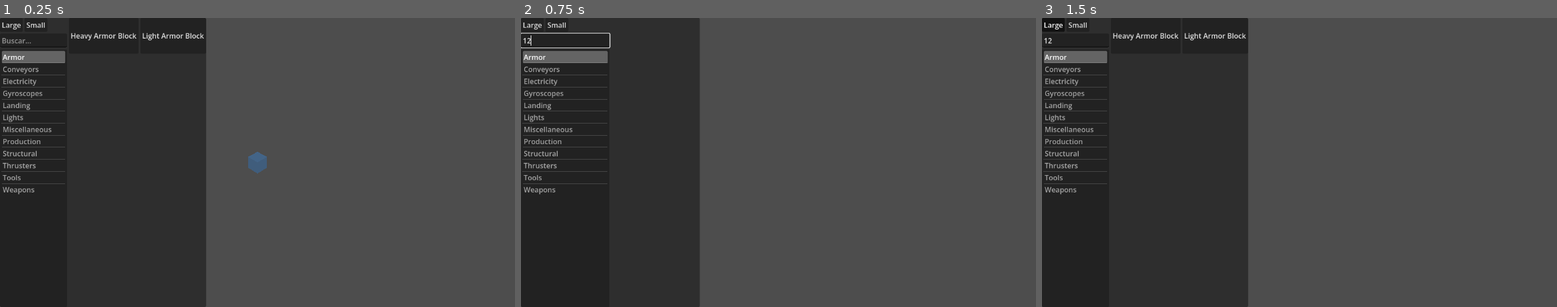
Above: before the commit, frames 1-3 (left to right).
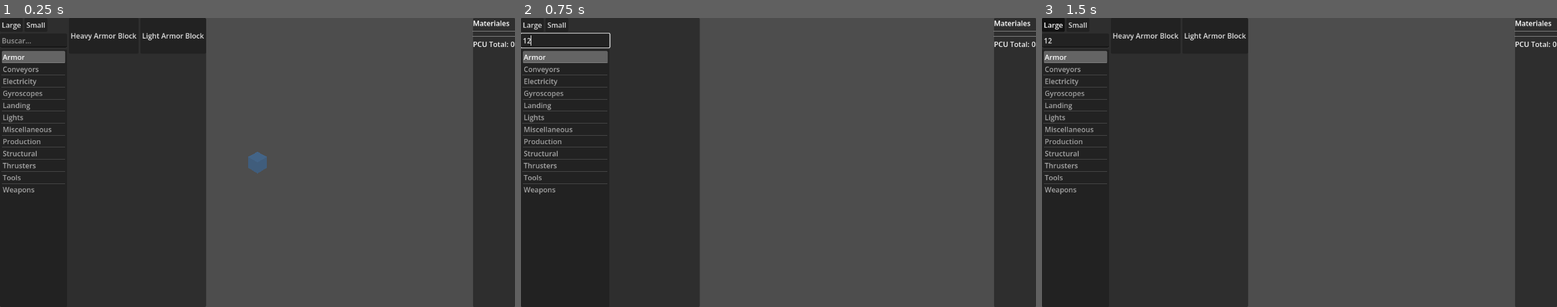
Above: after the commit, the same moments.

Repository: rochbe02/SpaceEngineersBuilder
Game: Godot game, scene res://scenes/Main.tscn
Two runs of this game, one before a commit and one after it. Both use one fixed random seed, a clock stepped at 60 frames per second and the inputs below.
Inputs (mouse positions are in pixels of both pictures, inside the frame that each line leads up to):
- Up to frame 1 (0.25 s): no input
- Up to frame 2 (0.75 s): click (557, 41) at 0.52 s; type "12" at 0.6 s
- Up to frame 3 (1.5 s): click "Large" at 1.25 s

The runs differ from the first frame. In frame 1, 8.1% of the frame differs, in the area x 91-100%, y 0-100%; in frame 2, 8.1%; in frame 3, 8.1%.

Commit message:
Panel de materiales y toggle Large/Small funcionando

Diff:
--- a/space-engineers-builder/scenes/Main.tscn
+++ b/space-engineers-builder/scenes/Main.tscn
@@ -2,6 +2,7 @@
 
 [ext_resource type="PackedScene" uid="uid://cmn4jie51v55l" path="res://scenes/Viewport3D.tscn" id="1_elqb8"]
 [ext_resource type="PackedScene" uid="uid://bxymxbcipuxd3" path="res://scenes/ui/BlockCatalog.tscn" id="2_rvslj"]
+[ext_resource type="PackedScene" uid="uid://ckyit8i24xfxs" path="res://scenes/ui/MaterialsPanel.tscn" id="3_0bbpv"]
 
 [node name="Node" type="Node" unique_id=844077303]
 
@@ -13,5 +14,13 @@
 [node name="BlockCatalog" parent="CanvasLayer" unique_id=137198268 instance=ExtResource("2_rvslj")]
 offset_right = 400.0
 
+[node name="MaterialsPanel" parent="CanvasLayer" unique_id=2135652470 instance=ExtResource("3_0bbpv")]
+anchors_preset = 11
+anchor_left = 1.0
+offset_left = -94.0
+grow_horizontal = 0
+
+[connection signal="block_placed" from="Viewport3D" to="CanvasLayer/MaterialsPanel" method="_on_viewport_3d_block_placed"]
+[connection signal="block_removed" from="Viewport3D" to="CanvasLayer/MaterialsPanel" method="_on_viewport_3d_block_removed"]
 [connection signal="block_selected" from="CanvasLayer/BlockCatalog" to="Viewport3D" method="_on_block_catalog_block_selected"]
 [connection signal="size_changed" from="CanvasLayer/BlockCatalog" to="Viewport3D" method="_on_block_catalog_size_changed"]
--- a/space-engineers-builder/scenes/ui/MaterialsPanel.tscn
+++ b/space-engineers-builder/scenes/ui/MaterialsPanel.tscn
@@ -1,9 +1,41 @@
 [gd_scene format=3 uid="uid://ckyit8i24xfxs"]
 
-[node name="MaterialsPanel" type="Control" unique_id=850819382]
-layout_mode = 3
+[ext_resource type="Script" uid="uid://3vidp8i6negl" path="res://scripts/MaterialsPanel.gd" id="1_8bei8"]
+
+[node name="MaterialsPanel" type="PanelContainer" unique_id=2135652470]
 anchors_preset = 15
 anchor_right = 1.0
 anchor_bottom = 1.0
 grow_horizontal = 2
 grow_vertical = 2
+script = ExtResource("1_8bei8")
+
+[node name="VBoxContainer" type="VBoxContainer" parent="." unique_id=2073969622]
+layout_mode = 2
+
+[node name="Title" type="Label" parent="VBoxContainer" unique_id=568664939]
+layout_mode = 2
+text = "Materiales"
+
+[node name="HSeparator" type="HSeparator" parent="VBoxContainer" unique_id=1347476832]
+layout_mode = 2
+
+[node name="ScrollContainer" type="ScrollContainer" parent="VBoxContainer" unique_id=1880920382]
+layout_mode = 2
+
+[node name="MaterialsList" type="VBoxContainer" parent="VBoxContainer/ScrollContainer" unique_id=1057306744]
+layout_mode = 2
+
+[node name="HSeparator2" type="HSeparator" parent="VBoxContainer" unique_id=1383129301]
+layout_mode = 2
+
+[node name="HBoxContainer" type="HBoxContainer" parent="VBoxContainer" unique_id=1156171521]
+layout_mode = 2
+
+[node name="PCU Total" type="Label" parent="VBoxContainer/HBoxContainer" unique_id=329032166]
+layout_mode = 2
+text = "PCU Total:"
+
+[node name="PCUValue" type="Label" parent="VBoxContainer/HBoxContainer" unique_id=1763118862]
+layout_mode = 2
+text = "0"
--- a/space-engineers-builder/scripts/GridEditor.gd
+++ b/space-engineers-builder/scripts/GridEditor.gd
@@ -47,7 +47,8 @@
 	var result = space.intersect_ray(query)
 
 	if result and result.size() > 0:
-		var hit_pos = result.position + result.normal * 0.5
+		var offset = grid_map.cell_size.x * 0.5
+		var hit_pos = result.position + result.normal * offset
 		return grid_map.local_to_map(hit_pos)
 	else:
 		if direction.y == 0:
@@ -71,9 +72,9 @@
 func _place_block(cell: Vector3i):
 	var item = grid_map.mesh_library.find_item_by_name("MeshInstance3D")
 	grid_map.set_cell_item(cell, item)
-	placed_blocks[cell] = selected_block_id
+	placed_blocks[cell] = selected_block_id  # guarda el ID real del catálogo
 	emit_signal("block_placed", placed_blocks)
-	print("Bloque colocado en: ", cell)
+	print("Bloque colocado en: ", cell, " ID: ", selected_block_id)
 
 func _remove_block(cell: Vector3i):
 	if placed_blocks.has(cell):
@@ -95,8 +96,7 @@
 
 
 func _on_block_catalog_size_changed(size: String):
-	if size == "Large":
-		grid_map.cell_size = Vector3(2.5, 2.5, 2.5)
-	else:
-		grid_map.cell_size = Vector3(0.5, 0.5, 0.5)
-	print("Tamaño de celda cambiado a: ", size)
+	grid_map.clear()
+	placed_blocks.clear()
+	emit_signal("block_placed", placed_blocks)
+	print("Tamaño cambiado a: ", size)
--- /dev/null
+++ b/space-engineers-builder/scripts/MaterialsPanel.gd
@@ -0,0 +1,51 @@
+extends PanelContainer
+
+@onready var materials_list: VBoxContainer = $VBoxContainer/ScrollContainer/MaterialsList
+@onready var pcu_value: Label = $VBoxContainer/HBoxContainer/PCUValue
+
+func _ready():
+	print("MaterialsPanel listo")
+
+func update_stats(placed_blocks: Dictionary):
+	# Limpiar lista
+	for child in materials_list.get_children():
+		child.queue_free()
+
+	var totals = {}
+	var total_pcu = 0
+
+	# Sumar materiales y PCU
+	for cell in placed_blocks:
+		var block_id = placed_blocks[cell]
+		var block = BlockDatabase.get_block(block_id)
+		if block.is_empty():
+			continue
+
+		for material in block.get("materials", {}):
+			totals[material] = totals.get(material, 0) + block["materials"][material]
+		total_pcu += block.get("pcu", 0)
+
+	# Mostrar materiales
+	for material in totals:
+		var row = HBoxContainer.new()
+
+		var name_label = Label.new()
+		name_label.text = material + ":"
+		name_label.size_flags_horizontal = Control.SIZE_EXPAND_FILL
+
+		var amount_label = Label.new()
+		amount_label.text = str(totals[material])
+
+		row.add_child(name_label)
+		row.add_child(amount_label)
+		materials_list.add_child(row)
+
+	# Actualizar PCU
+	pcu_value.text = str(total_pcu)
+
+
+func _on_viewport_3d_block_placed(placed_blocks: Dictionary):
+	update_stats(placed_blocks)
+
+func _on_viewport_3d_block_removed(placed_blocks: Dictionary):
+	update_stats(placed_blocks)
Not shown, added: space-engineers-builder/scripts/MaterialsPanel.gd.uid
